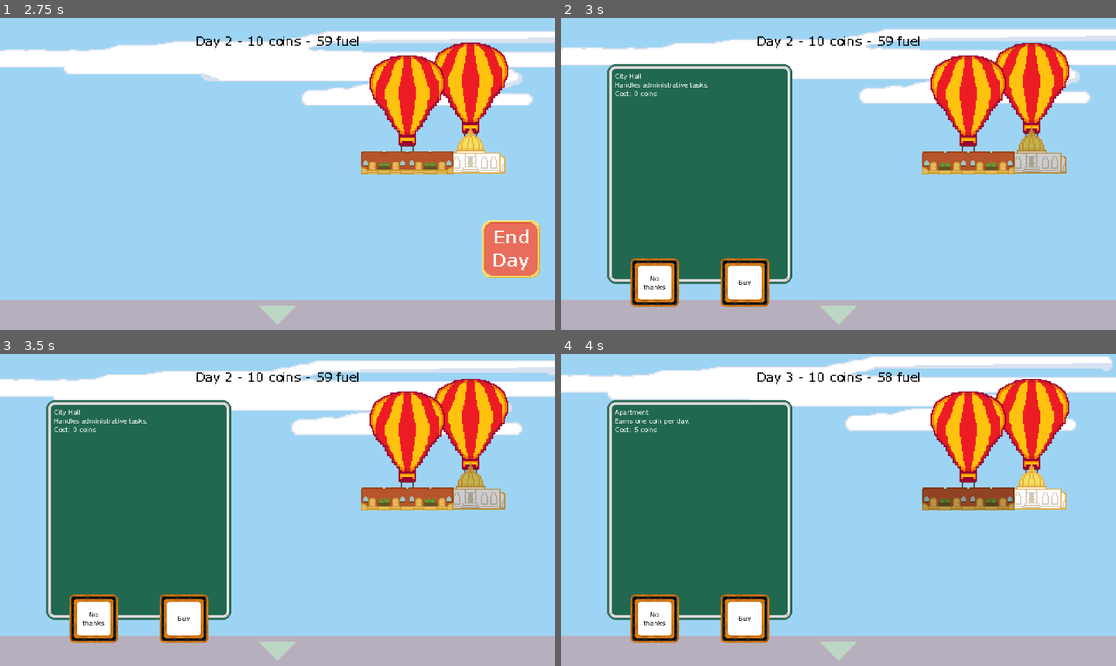
Above: before the commit, frames 1-4 (two rows, left to right).
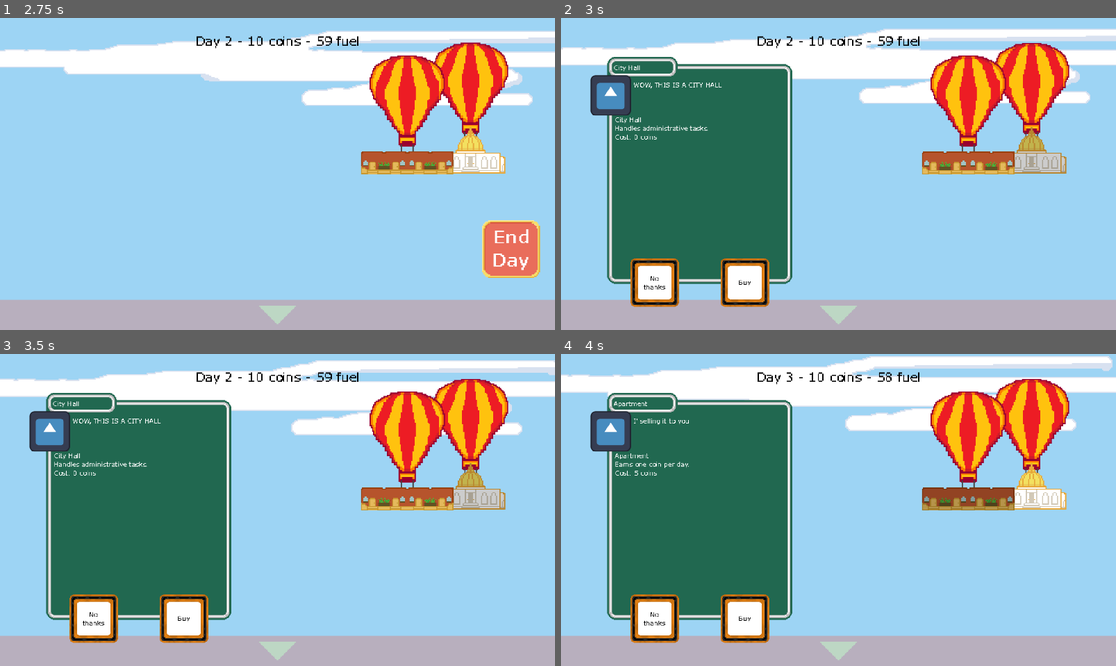
Above: after the commit, the same moments.

Repository: mondobe/TetraCity
Game: Godot game, scene res://scenes/main.tscn
Same seed, same stepped clock (60 frames per second), same inputs: the game is played once before the commit and once after it. The engine's default icon, where the game draws it, is replaced by a stand-in: a white triangle on a blue panel in a dark square.
Inputs (mouse positions are in pixels of both pictures, inside the frame that each line leads up to):
- Up to frame 1 (2.75 s): click "Start" at 0.5 s; tap Enter (test_end_day) at 1.25 s; move the mouse to (399, 158) at 1.27 s; press the mouse at (399, 158) at 1.28 s; hold D (move_right) 1.28-2 s; release the mouse at (399, 158) at 2 s; click (277, 33) at 2 s
- Up to frame 2 (3 s): move the mouse to (1032, 161) at 2.77 s; hold S (move_down) from 2.78 s (still down); tap Space (test_create_building) at 2.85 s; click (1032, 161) at 2.92 s
- Up to frame 3 (3.5 s): keep holding S (move_down)
- Up to frame 4 (4 s): move the mouse to (966, 510) at 3.52 s; release S (move_down) at 3.53 s; hold D (move_right) from 3.53 s (still down); tap Enter (test_end_day) at 3.6 s; click (966, 510) at 3.67 s

Frame 1 is identical in both runs. In frame 2, 1.9% of the frame differs, in the area x 5-30%, y 12-39%; in frame 3, 1.9%; in frame 4, 1.8%.

Commit message:
Added NPC Dialog to purchasing buildings
Added a TextureRect, NPCName, and NPC dialog to the npc_dialogue_box. Edited the building_variation.gd to include NPCName, NPCDialog and NPCImage which stores information about the NPC associated with the building. The NPCDialog which is shown is chosen at random.

Diff:
--- a/buildings/variations/apartment.tres
+++ b/buildings/variations/apartment.tres
@@ -1,7 +1,8 @@
-[gd_resource type="Resource" script_class="BuildingVariation" load_steps=4 format=3 uid="uid://blctvydks2h24"]
+[gd_resource type="Resource" script_class="BuildingVariation" load_steps=5 format=3 uid="uid://blctvydks2h24"]
 
 [ext_resource type="Script" path="res://scripts/systems/building_grid/building_variation.gd" id="1_3jvir"]
 [ext_resource type="Resource" uid="uid://bh0s6jhfgvuwv" path="res://buildings/apartment.tres" id="1_11ynu"]
+[ext_resource type="Texture2D" uid="uid://cgpcvb844wi6" path="res://sprites/test/icon.svg" id="1_s3bq5"]
 [ext_resource type="Texture2D" uid="uid://b4wejql45gxc2" path="res://sprites/buildings/apartments.png" id="3_pbyl4"]
 
 [resource]
@@ -9,3 +10,6 @@
 sprite = ExtResource("3_pbyl4")
 building_name = "Apartment"
 blueprint = ExtResource("1_11ynu")
+NPCDialog = Array[String](["This is a apartment", "I' selling it to you"])
+NPCImage = ExtResource("1_s3bq5")
+NPCName = "Apartment"
--- a/buildings/variations/cafe.tres
+++ b/buildings/variations/cafe.tres
@@ -1,6 +1,7 @@
-[gd_resource type="Resource" script_class="BuildingVariation" load_steps=4 format=3 uid="uid://be6stuus2km8m"]
+[gd_resource type="Resource" script_class="BuildingVariation" load_steps=5 format=3 uid="uid://be6stuus2km8m"]
 
 [ext_resource type="Resource" uid="uid://o4wnmgkxop7d" path="res://buildings/cafe.tres" id="1_64t5p"]
+[ext_resource type="Texture2D" uid="uid://cgpcvb844wi6" path="res://sprites/test/icon.svg" id="1_wq4ui"]
 [ext_resource type="Script" path="res://scripts/systems/building_grid/building_variation.gd" id="2_pja3x"]
 [ext_resource type="Texture2D" uid="uid://3luu62vikwou" path="res://sprites/buildings/cafe.png" id="3_dujgj"]
 
@@ -9,3 +10,6 @@
 sprite = ExtResource("3_dujgj")
 building_name = "Café"
 blueprint = ExtResource("1_64t5p")
+NPCDialog = Array[String](["I'm selling you a cafe", "These messages are picked at ranodm"])
+NPCImage = ExtResource("1_wq4ui")
+NPCName = "Cafe"
--- a/buildings/variations/city_hall.tres
+++ b/buildings/variations/city_hall.tres
@@ -1,5 +1,6 @@
-[gd_resource type="Resource" script_class="BuildingVariation" load_steps=4 format=3 uid="uid://bas3a8n65ds1"]
+[gd_resource type="Resource" script_class="BuildingVariation" load_steps=5 format=3 uid="uid://bas3a8n65ds1"]
 
+[ext_resource type="Texture2D" uid="uid://cgpcvb844wi6" path="res://sprites/test/icon.svg" id="1_025ft"]
 [ext_resource type="Resource" uid="uid://cbd8qt7xqw4v1" path="res://buildings/city_hall.tres" id="1_wiphg"]
 [ext_resource type="Script" path="res://scripts/systems/building_grid/building_variation.gd" id="2_5pm6u"]
 [ext_resource type="Texture2D" uid="uid://blrtmwevytseb" path="res://sprites/buildings/cityHall.png" id="3_yiuo5"]
@@ -9,3 +10,6 @@
 sprite = ExtResource("3_yiuo5")
 building_name = "City Hall"
 blueprint = ExtResource("1_wiphg")
+NPCDialog = Array[String](["WOW, THIS IS A CITY HALL", "Please buy it I wil be very sad. It's free after all"])
+NPCImage = ExtResource("1_025ft")
+NPCName = "City Hall"
--- a/buildings/variations/nuclear_reactor.tres
+++ b/buildings/variations/nuclear_reactor.tres
@@ -1,5 +1,6 @@
-[gd_resource type="Resource" script_class="BuildingVariation" load_steps=4 format=3 uid="uid://dutfrehwacddo"]
+[gd_resource type="Resource" script_class="BuildingVariation" load_steps=5 format=3 uid="uid://dutfrehwacddo"]
 
+[ext_resource type="Texture2D" uid="uid://cgpcvb844wi6" path="res://sprites/test/icon.svg" id="1_o7gb0"]
 [ext_resource type="Resource" uid="uid://da5icvnicvami" path="res://buildings/nuclear_reactor.tres" id="1_xlphn"]
 [ext_resource type="Script" path="res://scripts/systems/building_grid/building_variation.gd" id="2_sex6l"]
 [ext_resource type="Texture2D" uid="uid://bdsrb7og8piqf" path="res://sprites/buildings/nuclear_reactor.png" id="3_a6n15"]
@@ -9,3 +10,6 @@
 sprite = ExtResource("3_a6n15")
 building_name = "Nuclear Reactor"
 blueprint = ExtResource("1_xlphn")
+NPCDialog = Array[String](["This is a nuclear reactor", "you should buy this since it wins you the game"])
+NPCImage = ExtResource("1_o7gb0")
+NPCName = "Nuclear Reactor"
--- a/buildings/variations/park.tres
+++ b/buildings/variations/park.tres
@@ -1,5 +1,6 @@
-[gd_resource type="Resource" script_class="BuildingVariation" load_steps=4 format=3 uid="uid://bsegeoaejh2yl"]
+[gd_resource type="Resource" script_class="BuildingVariation" load_steps=5 format=3 uid="uid://bsegeoaejh2yl"]
 
+[ext_resource type="Texture2D" uid="uid://cgpcvb844wi6" path="res://sprites/test/icon.svg" id="1_4i4ra"]
 [ext_resource type="Resource" uid="uid://cfyagiutao5c2" path="res://buildings/park.tres" id="1_fhtr8"]
 [ext_resource type="Script" path="res://scripts/systems/building_grid/building_variation.gd" id="2_1tkkh"]
 [ext_resource type="Texture2D" uid="uid://c8v46qs671x27" path="res://sprites/buildings/park.png" id="3_l7xma"]
@@ -9,3 +10,6 @@
 sprite = ExtResource("3_l7xma")
 building_name = "Park"
 blueprint = ExtResource("1_fhtr8")
+NPCDialog = Array[String](["This is a park", "Very useful. Probably the best building in the game"])
+NPCImage = ExtResource("1_4i4ra")
+NPCName = "Park"
--- a/buildings/variations/school.tres
+++ b/buildings/variations/school.tres
@@ -1,5 +1,6 @@
-[gd_resource type="Resource" script_class="BuildingVariation" load_steps=4 format=3 uid="uid://65ueslr70uo"]
+[gd_resource type="Resource" script_class="BuildingVariation" load_steps=5 format=3 uid="uid://65ueslr70uo"]
 
+[ext_resource type="Texture2D" uid="uid://cgpcvb844wi6" path="res://sprites/test/icon.svg" id="1_8b16h"]
 [ext_resource type="Resource" uid="uid://du6t0xow0k5db" path="res://buildings/school.tres" id="1_ghnt4"]
 [ext_resource type="Script" path="res://scripts/systems/building_grid/building_variation.gd" id="2_6rxls"]
 [ext_resource type="Texture2D" uid="uid://bwkstq2h01f78" path="res://sprites/buildings/school.png" id="3_6c7c4"]
@@ -9,3 +10,6 @@
 sprite = ExtResource("3_6c7c4")
 building_name = "School"
 blueprint = ExtResource("1_ghnt4")
+NPCDialog = Array[String](["This is a school", "It's a institution of learning and irnociallym, you want to buy it in the late game"])
+NPCImage = ExtResource("1_8b16h")
+NPCName = "School"
--- a/buildings/variations/solar_farm.tres
+++ b/buildings/variations/solar_farm.tres
@@ -1,6 +1,7 @@
-[gd_resource type="Resource" script_class="BuildingVariation" load_steps=4 format=3 uid="uid://bhxuoe0d6x3u1"]
+[gd_resource type="Resource" script_class="BuildingVariation" load_steps=5 format=3 uid="uid://bhxuoe0d6x3u1"]
 
 [ext_resource type="Resource" uid="uid://x7obthv6pdcy" path="res://buildings/solar_farm.tres" id="1_j4nx5"]
+[ext_resource type="Texture2D" uid="uid://cgpcvb844wi6" path="res://sprites/test/icon.svg" id="1_mqd7h"]
 [ext_resource type="Script" path="res://scripts/systems/building_grid/building_variation.gd" id="2_0mg7q"]
 [ext_resource type="Texture2D" uid="uid://c2ti2vov3or7t" path="res://sprites/buildings/solar_farm.png" id="3_awn1x"]
 
@@ -9,3 +10,6 @@
 sprite = ExtResource("3_awn1x")
 building_name = "Solar Farm"
 blueprint = ExtResource("1_j4nx5")
+NPCDialog = Array[String](["This is a solar farm", "These are very powerful and you should get a few. Clean energy is great afterall"])
+NPCImage = ExtResource("1_mqd7h")
+NPCName = "Solar Farm"
--- a/scenes/ui/npc_dialogue_box.tscn
+++ b/scenes/ui/npc_dialogue_box.tscn
@@ -1,10 +1,11 @@
-[gd_scene load_steps=6 format=3 uid="uid://bq56tb6w0hcbb"]
+[gd_scene load_steps=7 format=3 uid="uid://bq56tb6w0hcbb"]
 
 [ext_resource type="Script" path="res://scripts/ui/gameplay/npc_dialogue_box.gd" id="1_mteuw"]
 [ext_resource type="Texture2D" uid="uid://vfgrp5seiq7s" path="res://sprites/ui/dialogue_nine_patch.png" id="2_l5pa6"]
 [ext_resource type="Theme" uid="uid://babe0j67pdkhx" path="res://theming/hud.tres" id="3_d7jb6"]
 [ext_resource type="Texture2D" uid="uid://civju8sthute2" path="res://sprites/ui/dialogue button.png" id="4_17q0w"]
 [ext_resource type="LabelSettings" uid="uid://dyeel2yw3srlj" path="res://theming/button_label.tres" id="5_pxven"]
+[ext_resource type="Texture2D" uid="uid://cgpcvb844wi6" path="res://sprites/test/icon.svg" id="6_8ifu1"]
 
 [node name="NpcDialogueBox" type="Control"]
 layout_mode = 3
@@ -25,6 +26,35 @@
 patch_margin_right = 13
 patch_margin_bottom = 13
 
+[node name="NPCName" type="NinePatchRect" parent="NinePatchRect"]
+offset_top = -13.0
+offset_right = 122.0
+offset_bottom = 24.0
+texture = ExtResource("2_l5pa6")
+region_rect = Rect2(0, 0, 39, 39)
+patch_margin_left = 13
+patch_margin_top = 13
+patch_margin_right = 13
+patch_margin_bottom = 13
+
+[node name="NameLabel" type="RichTextLabel" parent="NinePatchRect/NPCName"]
+layout_mode = 1
+anchors_preset = 15
+anchor_right = 1.0
+anchor_bottom = 1.0
+offset_left = 11.0
+offset_top = 19.0
+offset_right = -9.0
+offset_bottom = -20.0
+grow_horizontal = 2
+grow_vertical = 2
+theme = ExtResource("3_d7jb6")
+bbcode_enabled = true
+text = "GoDot"
+fit_content = true
+scroll_active = false
+shortcut_keys_enabled = false
+
 [node name="RichTextLabel" type="RichTextLabel" parent="NinePatchRect"]
 layout_mode = 1
 anchors_preset = 15
@@ -32,7 +62,7 @@
 anchor_bottom = 1.0
 offset_left = 13.0
 offset_top = 13.0
-offset_right = -13.0
+offset_right = -14.0
 offset_bottom = -53.0
 grow_horizontal = 2
 grow_vertical = 2
@@ -109,3 +139,12 @@
 horizontal_alignment = 1
 vertical_alignment = 1
 autowrap_mode = 3
+
+[node name="TextureRect" type="TextureRect" parent="NinePatchRect"]
+layout_mode = 0
+offset_left = -29.0
+offset_top = 19.0
+offset_right = 41.0
+offset_bottom = 89.0
+texture = ExtResource("6_8ifu1")
+expand_mode = 2
--- a/scripts/systems/building_grid/building_variation.gd
+++ b/scripts/systems/building_grid/building_variation.gd
@@ -12,3 +12,12 @@
 
 ## The blueprint on which this variation is based.
 @export var blueprint: BuildingBlueprint
+
+# the possible dialog the associated NPC will say when the building is insepcted
+@export var NPCDialog: Array[String]
+
+# the image associated with the building's NPC
+@export var NPCImage: Texture2D
+
+# the name of the building's NPC
+@export var NPCName: String
--- a/scripts/ui/gameplay/npc_dialogue_box.gd
+++ b/scripts/ui/gameplay/npc_dialogue_box.gd
@@ -12,6 +12,9 @@
 ## The price of this building in coins
 var price: int
 
+## the label setting which turns the button red
+var label_setting_red: LabelSettings
+
 ## The button to ignore the interaction.
 @onready var no_button: TextureButton = $NinePatchRect/NoButton
 
@@ -20,7 +23,12 @@
 
 @onready var yes_button_text: Label = $NinePatchRect/YesButton/Label
 
-var label_setting_red: LabelSettings
+#text which displays the NPC's name
+@onready var NPCLabel: RichTextLabel = $NinePatchRect/NPCName/NameLabel
+
+#Texture rectangle which displays the mugshot of the NPC
+@onready var NPCPicture: TextureRect = $NinePatchRect/TextureRect
+
 
 ## Initialize this dialogue box's values from a specific balloon.
 func init_from_balloon(balloon, canAfford):
@@ -39,11 +47,19 @@
 
 func update_text() -> void:
 	resize_borders(Vector2(320, 300))
+	var randomIndex = randi() % variation.NPCDialog.size()
+	NPCPicture.texture = variation.NPCImage
+	NPCLabel.text = variation.NPCName
 	set_text_no_resize(
-"%s
+"
+[indent][indent]%s[/indent][/indent]
+
+
+
+%s
 %s
 Cost: %d coins"
-		% [variation.building_name, variation.blueprint.description, price])
+		% [variation.NPCDialog[randomIndex], variation.building_name, variation.blueprint.description, price])
 
 ## Called when clicking the "buy" button
 signal buy()
